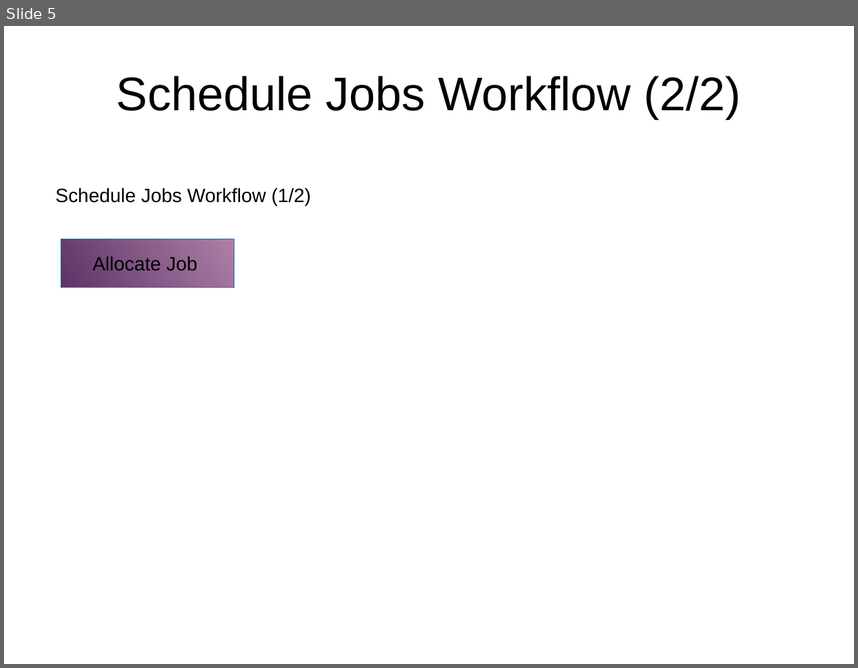
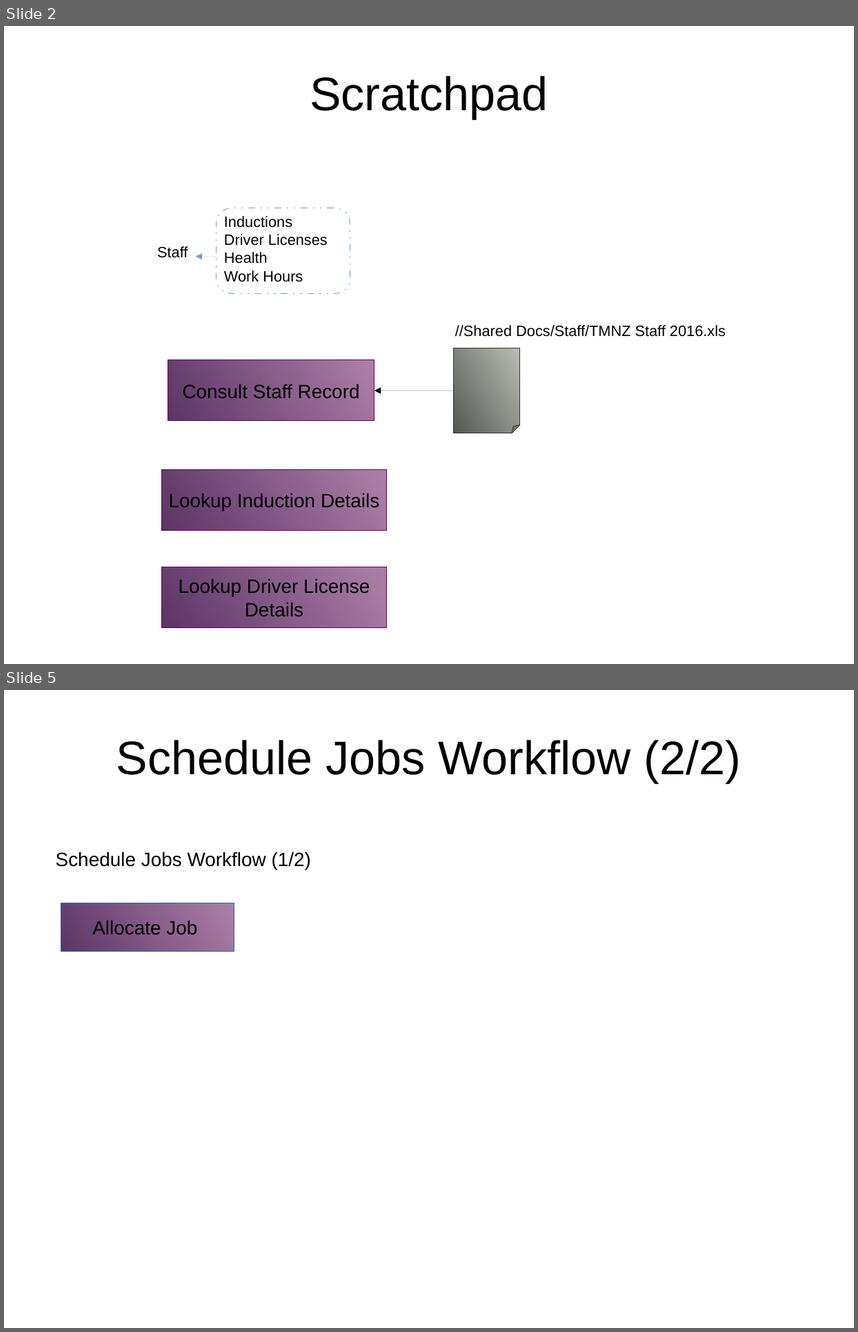
Before and after one commit to monkeysh1ne/TMNZ_Stuff, a slide deck: Workflows BP Models.odp. Shown one above the other, each under a label of ours: slide 5 before the commit, slides 2 and 5 after it; the slides between them are not shown. The pictures are 858x668 and 858x1332 pixels, drawn with LibreOffice and Linux fonts; fonts in the diff are those of the drawing. Boxes give left, top, right and bottom in pixels: in the first picture for what was removed or moved away, otherwise in the second. Text is boxed around its words. In the diff, an @@ line names an element or a change of style, - is before the commit and + after.

Commit message:
Added Scratchpad slide, further analysis Scheduled Jobs Workflow

```diff
--- a/Workflows BP Models.odp
+++ b/Workflows BP Models.odp
@@ slide 2 added at (4,26,854,664), background #FFFFFF @@
@@ title added at (310,76,548,118), 44 pt, text #000000 @@
+Scratchpad
@@ rounded rectangle added at (217,208,350,293), fill #FFFFFF, outline #729FCF 0 pt @@
@@ text added at (224,216,292,227), 14 pt, text #000000 @@
+Inductions
@@ text added at (157,246,188,258), 14 pt, text #000000 @@
+Staff
@@ text added at (224,234,328,245), 14 pt, text #000000 @@
+Driver Licenses
@@ text added at (224,252,268,263), 14 pt, text #000000 @@
+Health
@@ arrow added from (217, 256) to (196, 256), #729FCF 0 pt @@
@@ text added at (224,270,303,282), 14 pt, text #000000 @@
+Work Hours
@@ text added at (455,325,726,336), 14 pt, text #000000 @@
+//Shared Docs/Staff/TMNZ Staff 2016.xls
@@ folded corner added at (454,348,521,432), fill gradient #BABDB6 to #555753, outline #333333 0 pt @@
@@ rectangle added at (168,360,375,421), fill gradient #AD7FA8 to #5C3566, outline #660066 0 pt, 18 pt, text #000000 @@
+Consult Staff Record
@@ arrow added from (454, 390) to (375, 390), #000000 0 pt @@
@@ rectangle added at (162,470,387,530), fill gradient #AD7FA8 to #5C3566, outline #660066 0 pt, 18 pt, text #000000 @@
+Lookup Induction Details
@@ rectangle added at (162,567,387,628), fill gradient #AD7FA8 to #5C3566, outline #660066 0 pt, 18 pt, text #000000 @@
+Lookup Driver License
+Details
```
Also in this commit, not shown: 3 slides changed, 1 slide removed, 1 other file.
